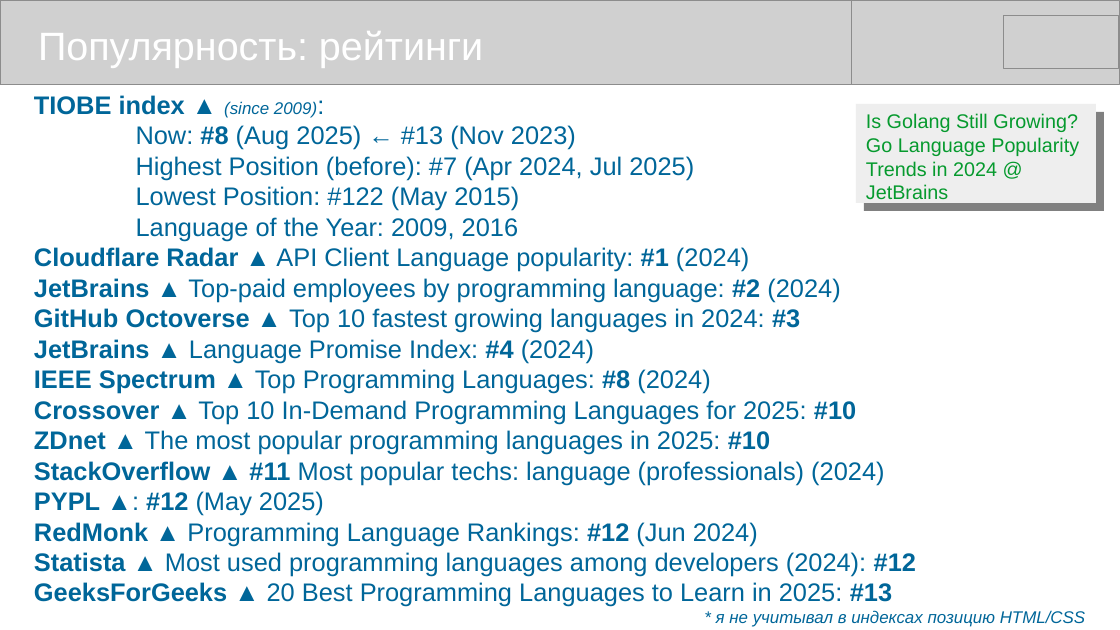
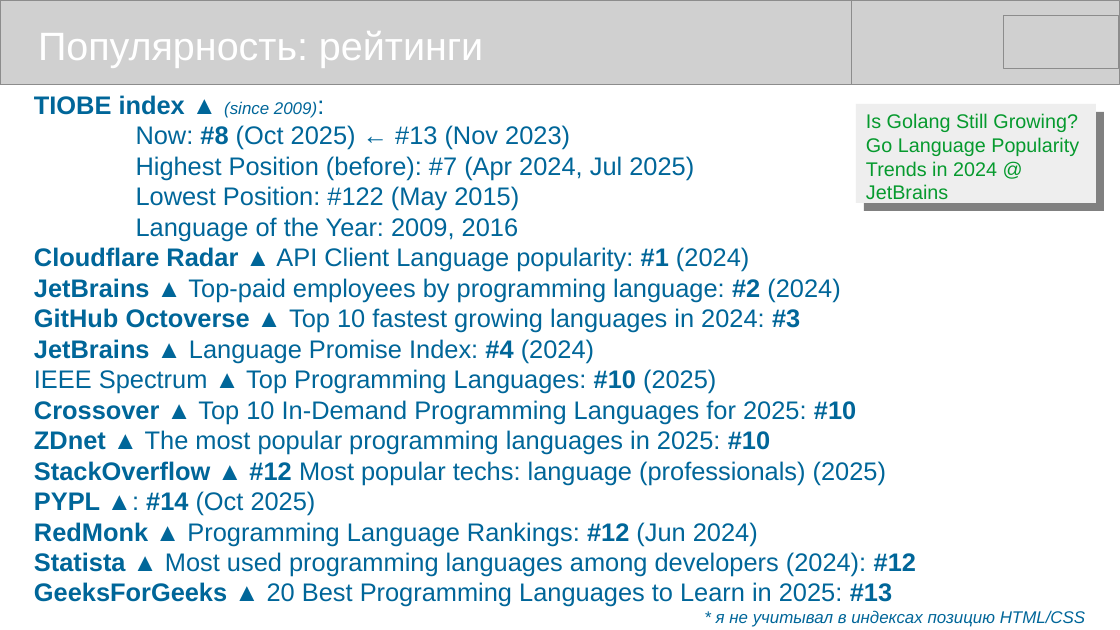
Before and after one commit to mike-shock/Go_language, a slide deck: slide 49 of Go_Preview.odp (slide 48 before the commit). Drawn at 1120x630 pixels with LibreOffice and Linux fonts; fonts in the diff are those of the drawing; grey boxes stand for pictures. Boxes give left, top, right and bottom in pixels: in the first picture for what was removed or moved away, otherwise in the second. Text is boxed around its words. In the diff, an @@ line names an element or a change of style, - is before the commit and + after.

```diff
--- a/Go_Preview.odp
+++ b/Go_Preview.odp
@@ text at (136, 125, 570, 150): text changed @@
-Now: #8 (Aug 2025) ← #13 (Nov 2023)
+Now: #8 (Oct 2025) ← #13 (Nov 2023)
@@ text at (34, 369, 716, 394): text changed @@
-IEEE Spectrum ▲ Top Programming Languages: #8 (2024)
+IEEE Spectrum ▲ Top Programming Languages: #10 (2025)
@@ text at (34, 461, 886, 516): text changed @@
-StackOverflow ▲ #11 Most popular techs: language (professionals) (2024)
-PYPL ▲: #12 (May 2025)
+StackOverflow ▲ #12 Most popular techs: language (professionals) (2025)
+PYPL ▲: #14 (Oct 2025)
```
Also in this commit, not shown: 12 other slides changed, 2 slides added, 1 slide removed, 1 other file.
